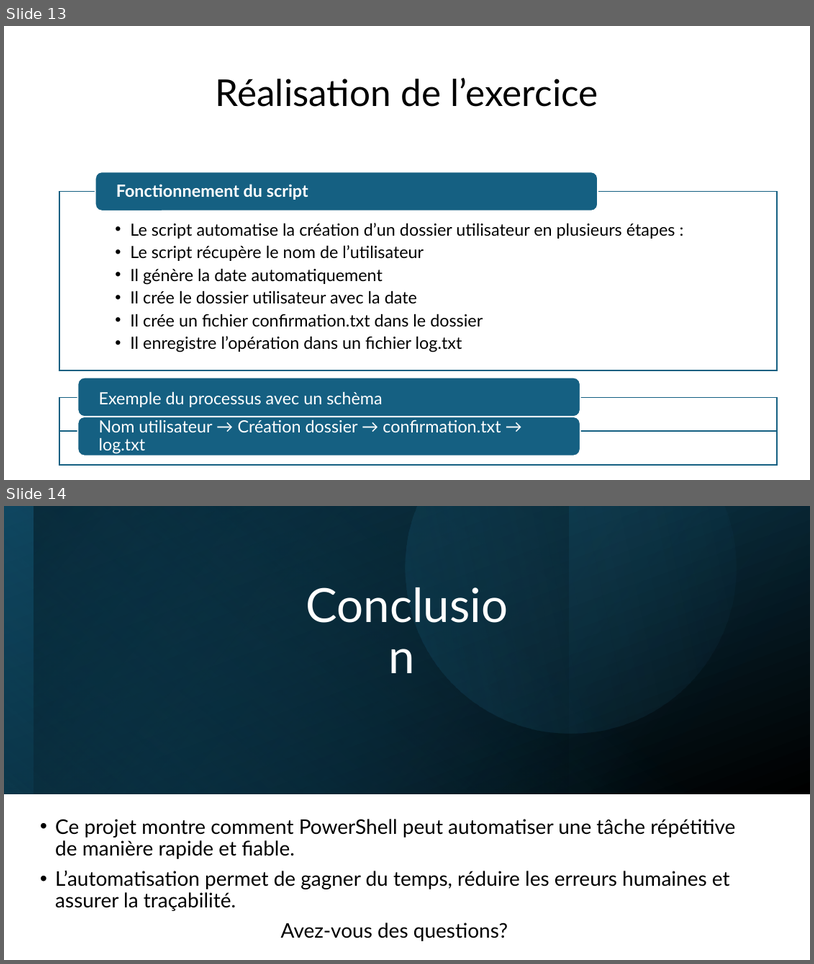
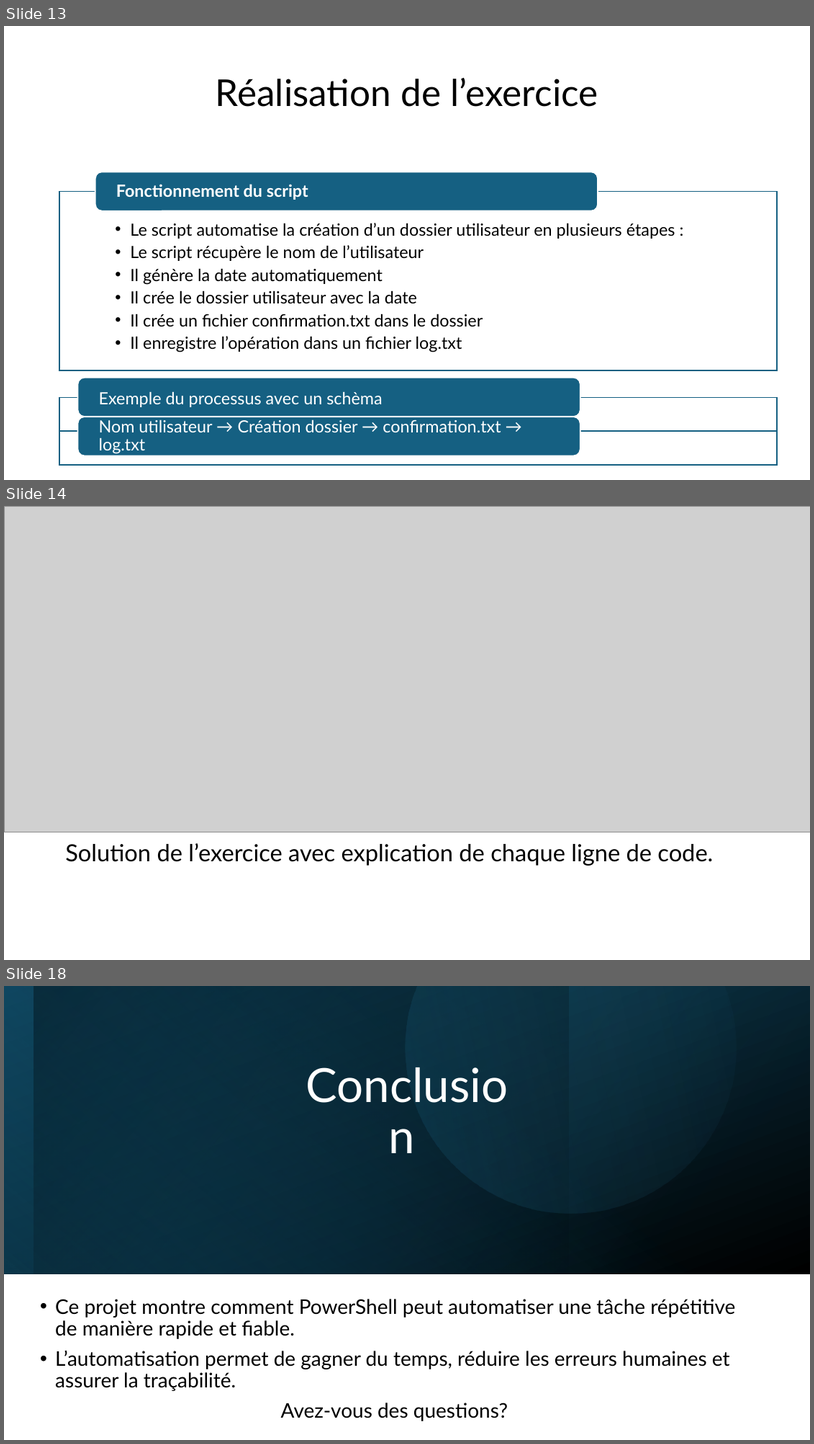
Before and after one commit to Lucas-santosL/MA-18_projet, a slide deck: 2ème partie/MA-18_partie2.pptx. Shown one above the other, each under a label of ours: slides 13 and 14 before the commit, slides 13, 14 and 18 after it; the slides between them are not shown. The pictures are 814x964 and 814x1444 pixels, drawn with LibreOffice and Linux fonts; fonts in the diff are those of the drawing; grey boxes stand for pictures. Boxes give left, top, right and bottom in pixels: in the first picture for what was removed or moved away, otherwise in the second. Text is boxed around its words. In the diff, an @@ line names an element or a change of style, - is before the commit and + after.

```diff
--- a/2ème partie/MA-18_partie2.pptx
+++ b/2ème partie/MA-18_partie2.pptx
@@ slide 14 added at bbox=[4, 506, 810, 960], background #FFFFFF @@
@@ picture added at bbox=[4, 506, 810, 832] @@
@@ text added at bbox=[65, 843, 713, 865], 28 pt, text #000000 @@
+Solution de l’exercice avec explication de chaque ligne de code.
@@ what was slide 14 is now slide 18 @@
```
Also in this commit, not shown: 1 slide changed, 3 other slides added.
